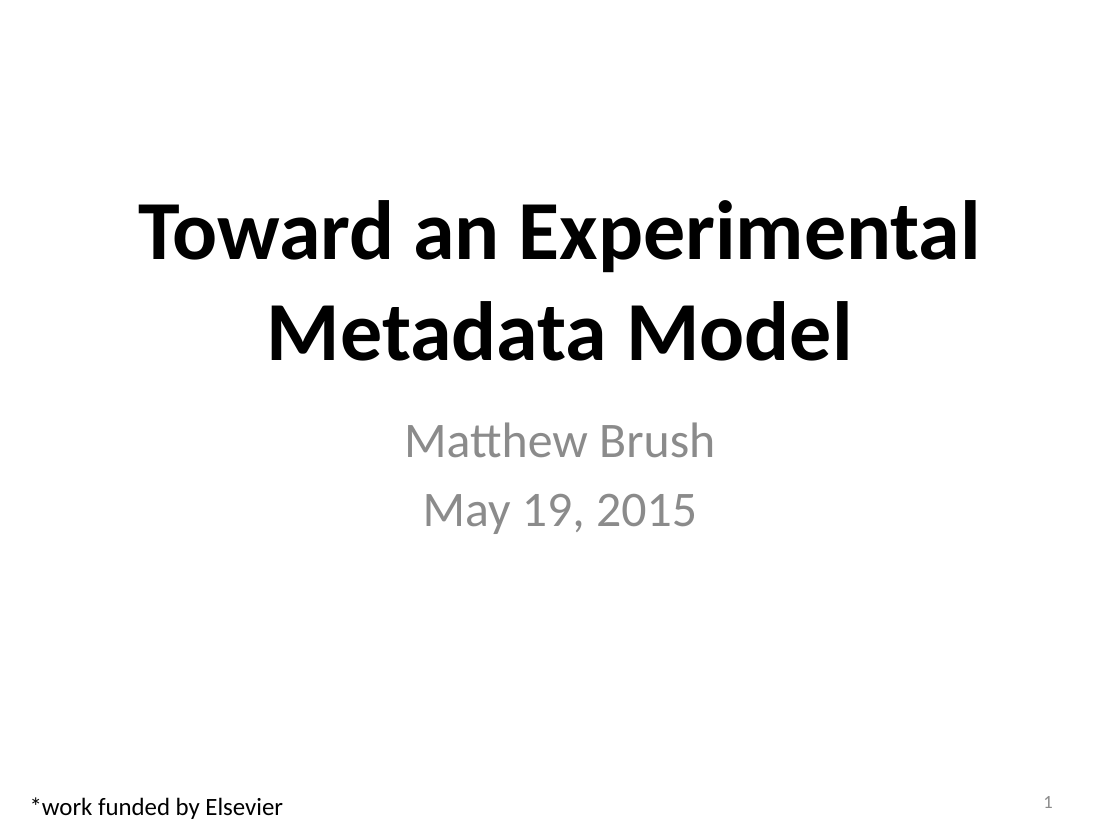
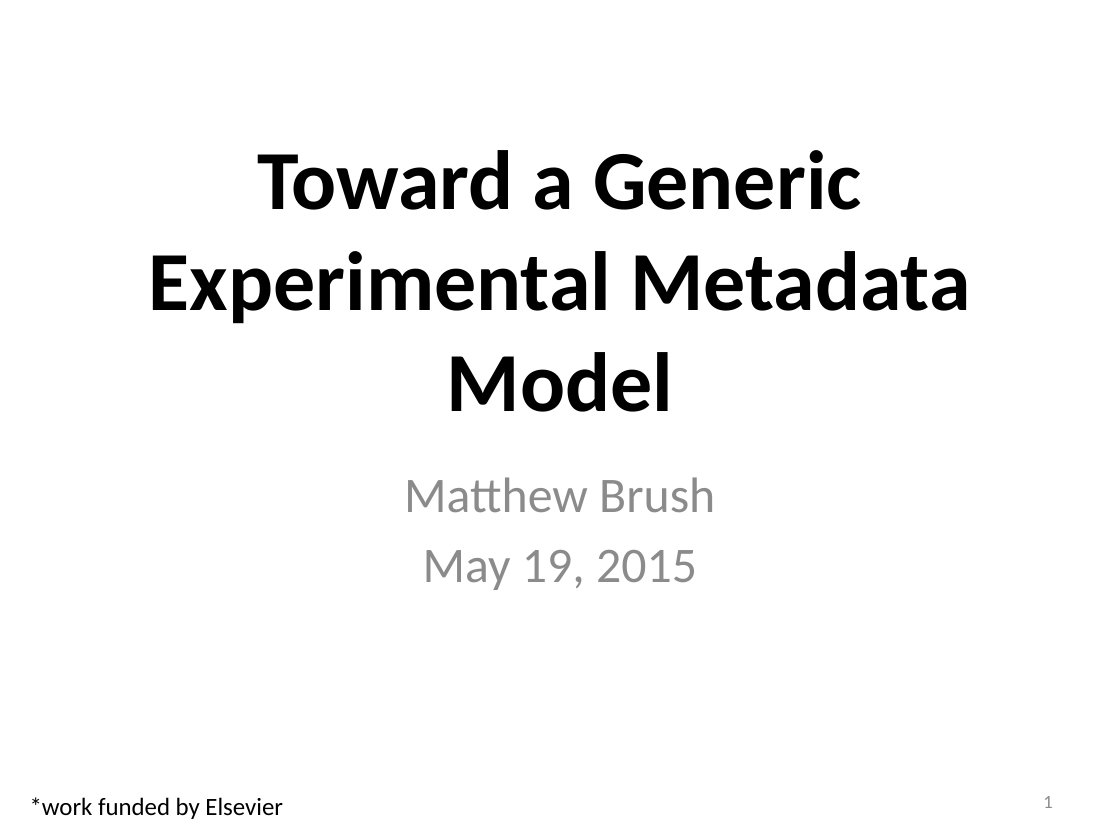
Before and after one commit to OHSU-Library/experimental-metadata-model, a slide deck: slide 1 of docs/6-18-15 Experimental Metadata Concepts and Models.pptx. Drawn at 1120x840 pixels with LibreOffice and Linux fonts; fonts in the diff are those of the drawing. Boxes give left, top, right and bottom in pixels: in the first picture for what was removed or moved away, otherwise in the second. Text is boxed around its words. In the diff, an @@ line names an element or a change of style, - is before the commit and + after.

Commit message:
adding ppt file

```diff
--- a/docs/6-18-15 Experimental Metadata Concepts and Models.pptx
+++ b/docs/6-18-15 Experimental Metadata Concepts and Models.pptx
@@ title at (x1=149, y1=150, x2=970, y2=412): text changed @@
-Toward an Experimental Metadata Model
+Toward a Generic Experimental Metadata Model
@@ subtitle "Matthew Brush" moved from (x1=404, y1=422, x2=715, y2=534) to (x1=404, y1=477, x2=715, y2=590) @@
```
Also in this commit, not shown: 1 other file.
